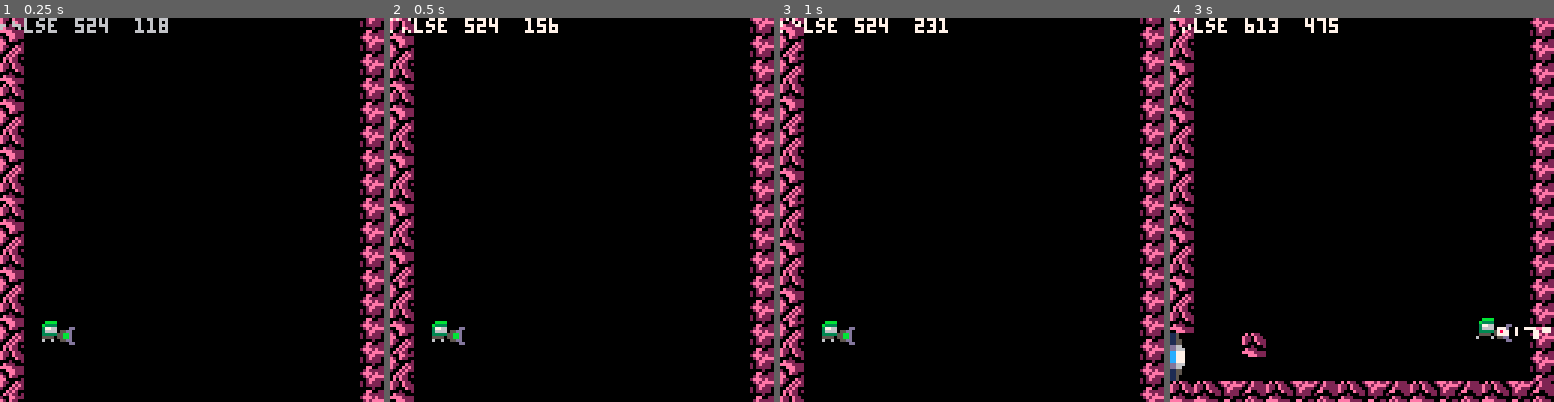
Above: before the commit, frames 1-4 (left to right).
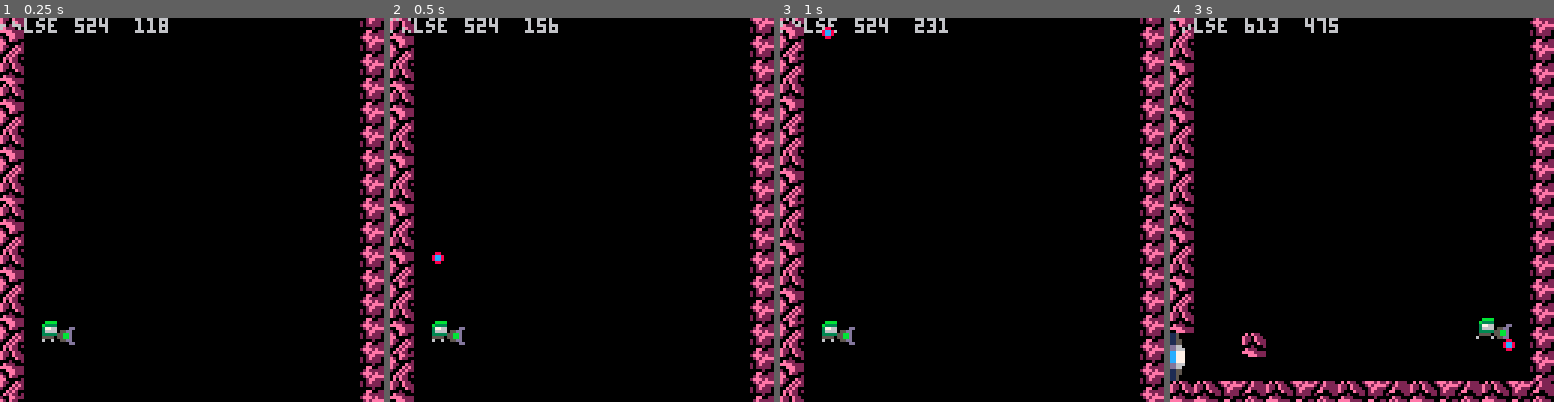
Above: after the commit, the same moments.

Repository: matheusmortatti/pico-8
Game: PICO-8 cartridge mv.p8
Same seed, same stepped clock (60 frames per second), same inputs: the game is played once before the commit and once after it.
Inputs:
- Up to frame 1 (0.25 s): no input
- Up to frame 2 (0.5 s): tap X (X key) at 0.33 s
- Up to frame 3 (1 s): tap O (Z key) at 0.7 s
- Up to frame 4 (3 s): tap X (X key) at 1.07, 1.85, 2.97 s; hold Right 1.6-2.1 s; hold P2 Left 1.6-2.1 s; tap O (Z key) every 0.4 s from 1.7 to 2.9 s; hold Up 2.15-2.42 s; hold P2 Down 2.15-2.42 s; hold Right from 2.47 s (still down); hold P2 Left from 2.47 s (still down)

Frame 1 is identical in both runs. In frame 2, 0.6% of the frame differs, in the area x 0-44%, y 0-65%; in frame 3, 0.6%; in frame 4, 0.8%, in the area x 0-100%, y 0-87%.

Commit message:
fixed new gun andadded sceen shake code

Diff:
--- a/mv.p8
+++ b/mv.p8
@@ -8,6 +8,7 @@
 ----------------------
 
 objects = {}	-- all the objects active in the game
+shake=false		-- camera shake
 
 k_left=0
 k_right=1
@@ -15,6 +16,7 @@
 k_down=3
 k_jump=4
 k_shoot=5
+k_change=4
 
 player =
 {
@@ -34,7 +36,6 @@
 		this.anim_timer=0
 		this.dash_timer=0
 
-		init_obj(weapon, this.x, this.y)
 	end,
 	update=function(this)
 		local input = btn(k_right) and 1 or (btn(k_left) and -1 or 0)
@@ -48,7 +49,6 @@
 		-- if the player is standing
 		this.is_standing = solid_at(this.x+this.hitbox.x, this.y+this.hitbox.y+1, this.hitbox.w, this.hitbox.h)
 
-		--if this.wall_touch and this.wjbuffer==0 then this.wallside=input end
 
 		-- movement --
 		--------------
@@ -140,19 +139,25 @@
 		this.spr=16
 		this.x=0
 		this.y=0
+		this.dir={x=0, y=0}
 		this.p_inputx=0
 		this.p_shoot=false
+		this.p_change=false
+		this.w_type=shot
 	end,
 
 	update=function(this)
 		local inputx=btn(k_right) and 1 or (btn(k_left) and -1)
 		local shoot=btn(k_shoot) and not this.p_shoot
 		this.p_shoot=btn(k_shoot)
+		local change=btn(k_change, 1) and not this.p_change
+		this.p_change=btn(k_change, 1)
 		local inputy=btn(k_down) and 1 or (btn(k_up) and -1 or 0)
 		this.p_inputx=inputx or this.p_inputx
 
-		local dirx = 0
-		local diry = 0
+
+		this.dir.x = 0
+		this.dir.y = 0
 
 		if inputy==1 then
 			this.spr_offx=0
@@ -161,7 +166,7 @@
 			this.flip.y=true
 			this.spr=17
 
-			diry=1
+			this.dir.y=1
 
 		elseif inputy==-1 then
 			this.spr_offx=0
@@ -170,7 +175,7 @@
 			this.flip.y=false
 			this.spr=17
 
-			diry=-1
+			this.dir.y=-1
 
 		else
 			if (inputx==-1 and player.wall_touching) then
@@ -180,7 +185,7 @@
 				this.flip.y=false
 				this.spr=16
 
-				dirx = 1
+				this.dir.x = 1
 
 			elseif (inputx==1 and player.wall_touching) then
 				this.spr_offx=-7
@@ -189,7 +194,7 @@
 				this.flip.y=false
 				this.spr=16
 
-				dirx=-1
+				this.dir.x=-1
 
 			elseif inputx==1 or this.p_inputx==1  then
 				this.spr_offx=7
@@ -198,7 +203,7 @@
 				this.flip.y=false
 				this.spr=16
 
-				dirx=1
+				this.dir.x=1
 
 			elseif inputx==-1 or this.p_inputx==-1 then
 				this.spr_offx=-7
@@ -207,14 +212,15 @@
 				this.flip.y=false
 				this.spr=16
 
-				dirx=-1
+				this.dir.x=-1
 
 			end
 		end
 
 		-- shoot --
 		-----------
-			if shoot then init_obj(ray, this.x, this.y, dirx*10, diry*10) end
+			if change then if this.w_type==shot then this.w_type=ray else this.w_type=shot end end
+			if shoot then init_obj(this.w_type, this.x, this.y, this.dir.x*10, this.dir.y*10) end
 
 		-----------
 
@@ -261,21 +267,23 @@
 ray={
 	init=function(this)
 		this.hitbox={x=0, y=0, w=16, h=3}
+		shake=true
 	end,
 
 	update=function(this)
-		this.x=p.x+sign(this.spd.x)*8
-		this.y=p.y+3
-
-		if not btn(k_shoot) then del(objects, this) end
+
+		if w.dir.y==1 then this.x=w.x+2 this.y=w.y+13 elseif w.dir.y==-1 then this.x=w.x+2 this.y=w.y-8 elseif
+			w.dir.x==1 then this.x=w.x+12 this.y=w.y+3 elseif w.dir.x==-1 then this.x=w.x-8 this.y=w.y+3 end
+
+		if not btn(k_shoot) then shake = false del(objects, this) end
 	end,
 
 	draw=function(this)
 		for i=0, 16, 3 do
-			local y=this.y+rnd(2)
-			local y_off=this.y+rnd(4)
-			local x_off=this.x+i*sign(this.spd.x)+rnd(4)
-			local x=this.x+i*sign(this.spd.x)
+			local y=this.y+i*w.dir.y+rnd(2)
+			local y_off=this.y+i*w.dir.y+rnd(4)
+			local x_off=this.x+i*w.dir.x+rnd(4)
+			local x=this.x+i*w.dir.x+rnd(2)
 			rectfill(x, y, x_off, y_off, 8)
 			rect(x, y, x_off, y_off, 7)
 		end
@@ -481,8 +489,13 @@
 	camera()
 
 	if p~=nil then
-		cam_x=64*8
-		cam_y=p.y - 100
+		if shake then
+			cam_x=64*8+rnd(2)
+			cam_y=p.y - 100+rnd(2)
+		else
+			cam_x=64*8
+			cam_y=p.y - 100
+		end
 
 		print(d.open, 0, 0)
 		print(p.x .. "  " .. p.y, 25, 0)
@@ -500,9 +513,11 @@
 end
 p=nil
 d=nil
+w=nil
 function _init()
 	d=init_obj(door, 64*8, 60*8)
 	p=init_obj(player, 65*8, 100)
+	w=init_obj(weapon, p.x, p.y)
 end
 
 function _update()
